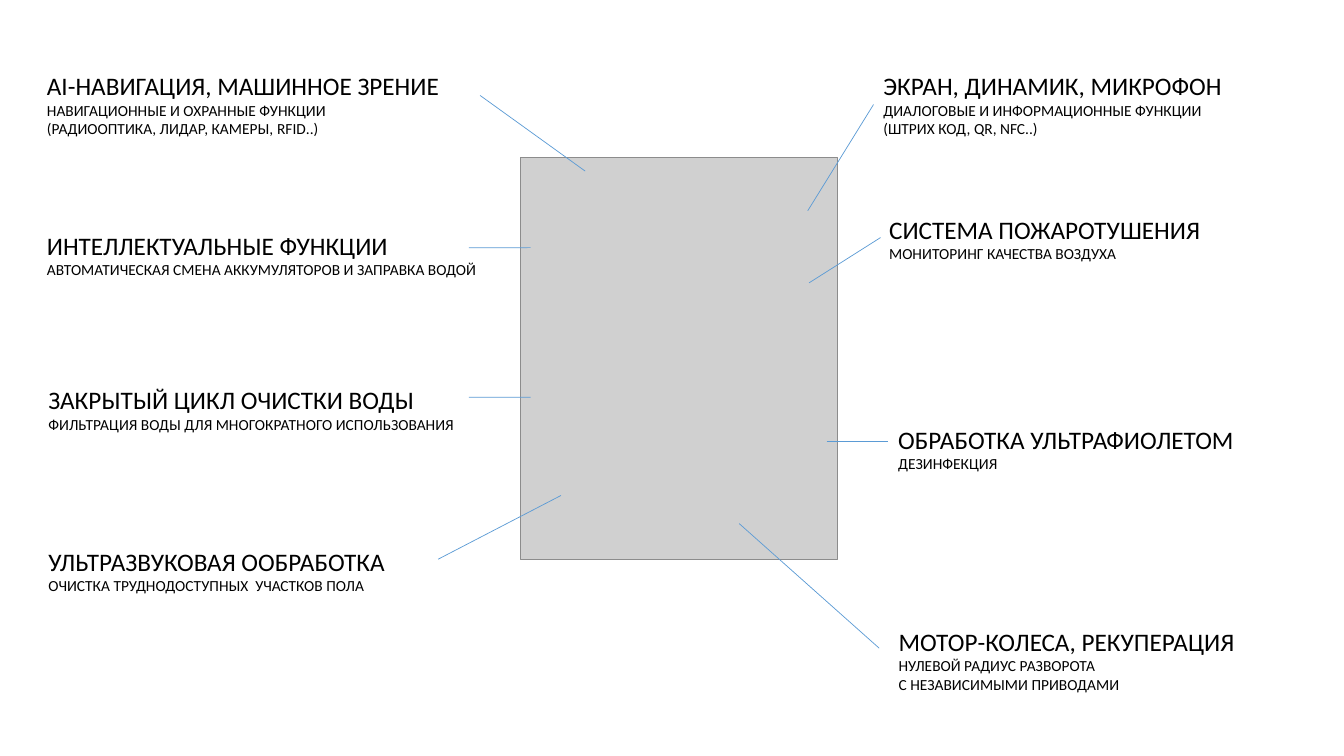
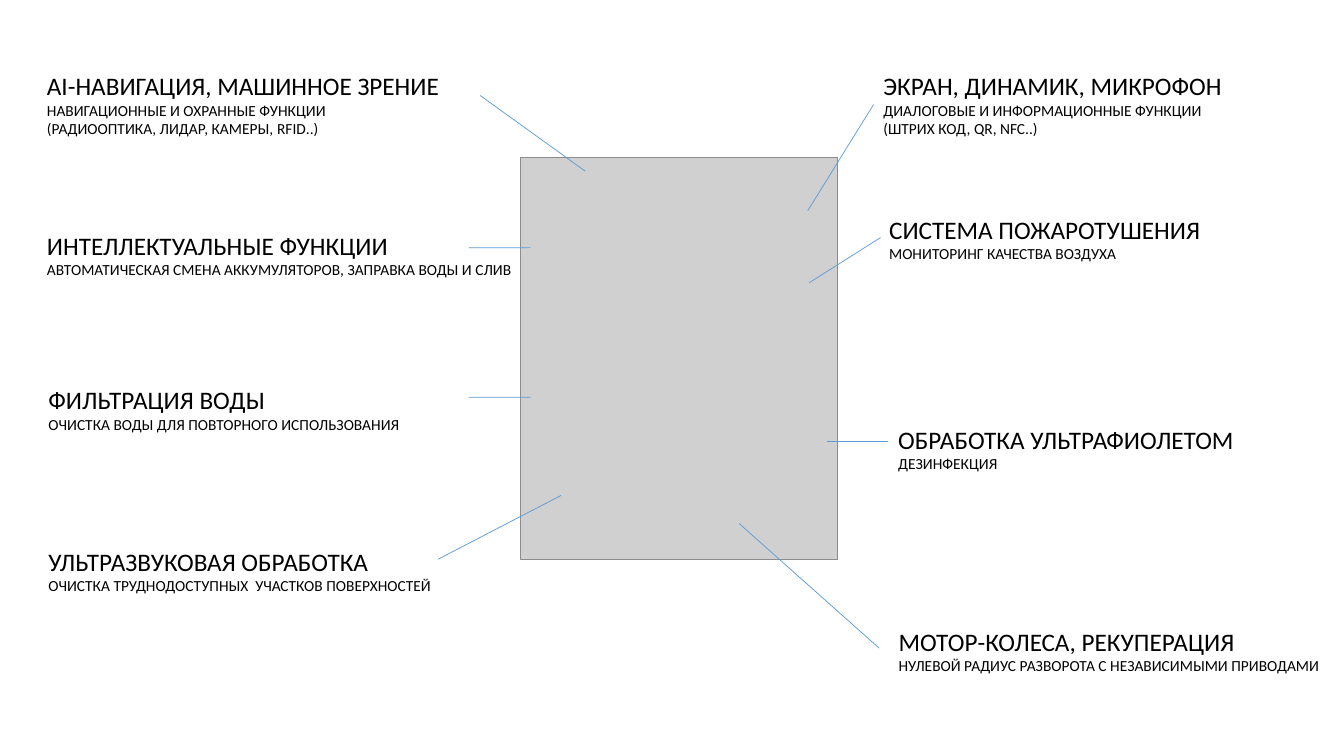
Before and after one commit to iACTUATOR/iactuator.ru, a slide deck: slide 4 of actuator.pptx. Drawn at 1344x756 pixels with LibreOffice and Linux fonts; fonts in the diff are those of the drawing; grey boxes stand for pictures. Boxes give left, top, right and bottom in pixels: in the first picture for what was removed or moved away, otherwise in the second. Text is boxed around its words. In the diff, an @@ line names an element or a change of style, - is before the commit and + after.

```diff
--- a/actuator.pptx
+++ b/actuator.pptx
@@ text at (47,265,511,278): text changed @@
-АВТОМАТИЧЕСКАЯ СМЕНА АККУМУЛЯТОРОВ И ЗАПРАВКА ВОДОЙ
+АВТОМАТИЧЕСКАЯ СМЕНА АККУМУЛЯТОРОВ, ЗАПРАВКА ВОДЫ И СЛИВ
@@ text at (48,392,399,433): text changed @@
-ЗАКРЫТЫЙ ЦИКЛ ОЧИСТКИ ВОДЫ
-ФИЛЬТРАЦИЯ ВОДЫ ДЛЯ МНОГОКРАТНОГО ИСПОЛЬЗОВАНИЯ
+ФИЛЬТРАЦИЯ ВОДЫ
+ОЧИСТКА ВОДЫ ДЛЯ ПОВТОРНОГО ИСПОЛЬЗОВАНИЯ
@@ text at (48,554,430,594): text changed @@
-УЛЬТРАЗВУКОВАЯ ООБРАБОТКА
-ОЧИСТКА ТРУДНОДОСТУПНЫХ УЧАСТКОВ ПОЛА
+УЛЬТРАЗВУКОВАЯ ОБРАБОТКА
+ОЧИСТКА ТРУДНОДОСТУПНЫХ УЧАСТКОВ ПОВЕРХНОСТЕЙ
@@ text at (899,658,1319,674): text changed @@
-НУЛЕВОЙ РАДИУС РАЗВОРОТА
-С НЕЗАВИСИМЫМИ ПРИВОДАМИ
+НУЛЕВОЙ РАДИУС РАЗВОРОТА С НЕЗАВИСИМЫМИ ПРИВОДАМИ
```
Also in this commit, not shown: 5 other slides changed, 1 other file.
